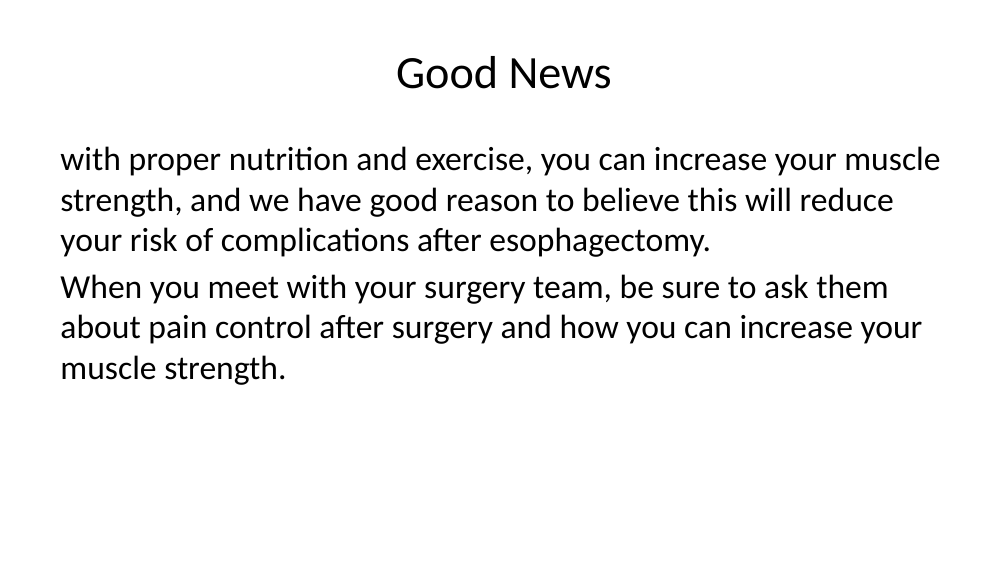
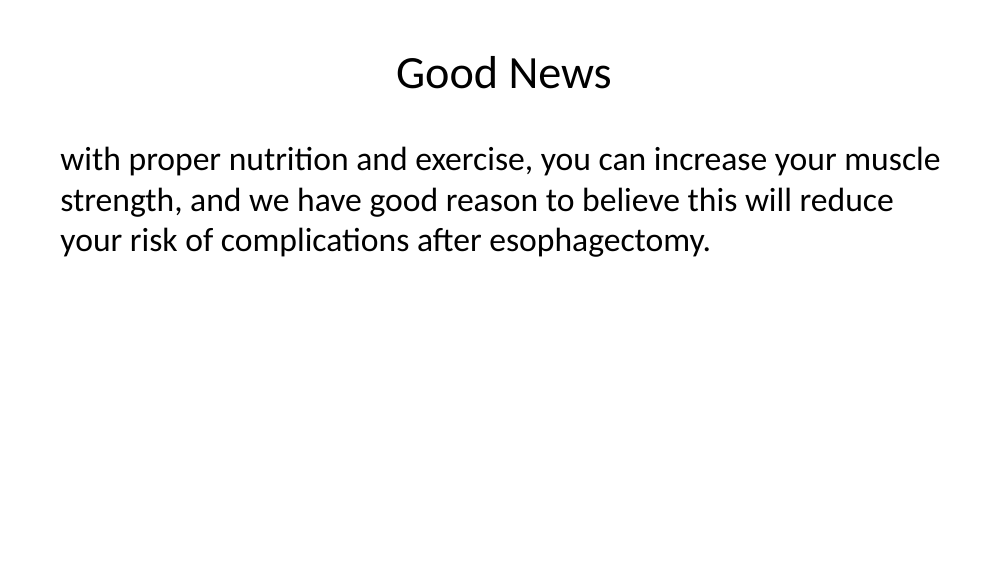
Before and after one commit to jcsalo/patient_education, a slide deck: slide 33 of lci_surgery.pptx. Drawn at 1008x567 pixels with LibreOffice and Linux fonts; fonts in the diff are those of the drawing. Boxes give left, top, right and bottom in pixels: in the first picture for what was removed or moved away, otherwise in the second. Text is boxed around its words. In the diff, an @@ line names an element or a change of style, - is before the commit and + after.

```diff
--- a/lci_surgery.pptx
+++ b/lci_surgery.pptx
@@ text at [60,274,923,385]: paragraph removed @@
-When you meet with your surgery team, be sure to ask them about pain control after surgery and how you can increase your muscle strength.
```
Also in this commit, not shown: 10 slides added, 3 slides removed, 34 other files.
